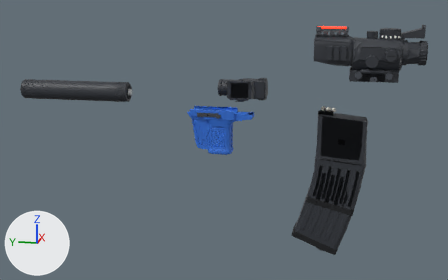
Renders of the glTF model assets/models/replicaParts/aeg.glb from each side of a commit.
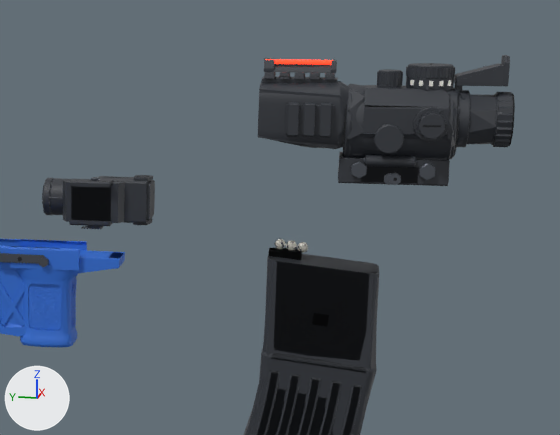
There are two pictures of each version: one whole from a 50 mm camera at (-0.775, 0.056, 0.179) aimed at (0.006, 0.212, -0.017), one close up on the part from 44% to 100% of the width and 0% to 69% of the height. Lighting does not change. The marker at lower left points along +X, +Y and +Z. The older version's two pictures come first. Where no turn or scale is listed for an object, it has been applied to the vertices. Vertices at exactly the same position are counted once.

Names of what the first close-up shows: 'grip_angled', 'grip_vertical', 'grip_vertical_Figure', 'light_weaponTorch', 'magazine_hiCap', 'magazine_hiCap_Figure', 'magazine_lowCap', 'magazine_lowCap_Figure', 'optic_scope2x', 'optic_scope2x_Figure', 'optic_scopeVar', 'optic_scopeVar_Figure' and 3 more.
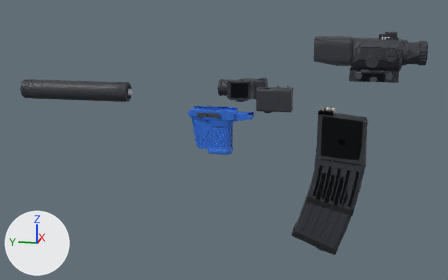
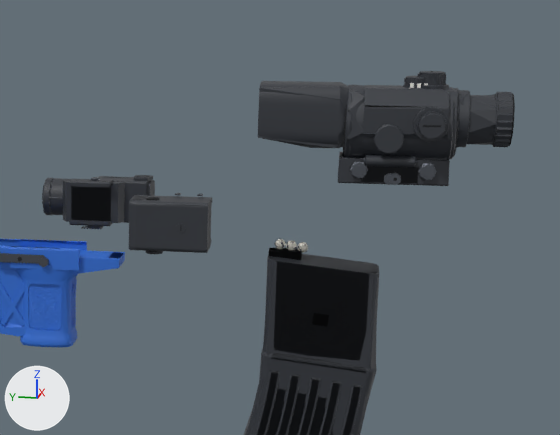
What differs and where, as boxes [x1, y1, x2, y2] in the close-ups (560 x 435 px; the box of a moved part takes in the faces that stretch with it):
'optic_scopeVar', reshaped (16% shorter)
    before: [258, 55, 515, 186]
    after: [258, 76, 515, 186]
'laser_redLaser', added
    after: [129, 193, 212, 254]
    faces in mat_detail (dark grey #30343b): [129, 195, 212, 254]
'optic_scopeVar_Figure', reshaped (17% shorter)
    before: [258, 57, 512, 182]
    after: [258, 83, 513, 186]
'laser_redLaser_Figure', added
    after: [129, 196, 208, 254]
    faces in mat_detail (dark grey #30343b): [129, 196, 208, 254]
part 1 of me_optic_scopevar_001, rebuilt
    before: [406, 77, 454, 90]
    after: [404, 78, 426, 88]
part 2 of me_optic_scopevar_001, added
    after: [406, 76, 425, 79]
part 3 of me_optic_scopevar_001, deleted
    before: [262, 55, 510, 137]
part 4 of me_optic_scopevar_001, cut back
    before: [406, 66, 455, 91]
part 5 of me_optic_scopevar_figure_001, deleted
    before: [264, 57, 508, 91]
part 6 of me_optic_scopevar_figure_001, moved or reshaped
    before: [261, 68, 496, 182]
    after: [261, 86, 496, 186]

The change, as a diff of the scene's bpy script:
```diff
--- a/assets/models/replicaParts/aeg.glb.py
+++ b/assets/models/replicaParts/aeg.glb.py
@@ me_optic_scopevar_001 @@
-me_optic_scopevar_001.from_pydata(...)  # 5050 vertices, 9870 faces; spans x -0.0224..0.0224, y -0.0594..0.072, z -0.0049..0.0626
+me_optic_scopevar_001.from_pydata(...)  # 3750 vertices, 7396 faces; spans x -0.0199..0.0199, y -0.0594..0.072, z -0.0049..0.0514
+# me_optic_scopevar_001 part 1: the loose piece of 128 vertices spanning x -0.0122..0.0122, y -0.0289..-0.0044, z 0.0455..0.0513 is rebuilt with 216 vertices and now spans x -0.0074..0.0074, y -0.0182..-0.0034, z 0.0455..0.0502
+# me_optic_scopevar_001 part 2: a new loose piece of 128 vertices spanning x -0.0067..0.0067, y -0.0176..-0.004, z 0.05..0.0513, in mat_detail (dark grey #30343b)
+# me_optic_scopevar_001 part 3: 33 loose pieces with 1260 vertices, spanning x -0.0224..0.0224, y -0.0558..0.0715, z 0.0202..0.0626, are deleted
+# me_optic_scopevar_001 part 4: 103 vertices moved from x -0.0072..0.0072, y -0.0031..0.0106, z 0.0396..0.0453 to x -0.0077..0.0077, y -0.0163..-0.0031, z 0.0396..0.0457; 376 vertices removed from x -0.0126..0.0126, y -0.0291..0.0113, z 0.0396..0.0563; 88 vertices added at x -0.0074..0.0074, y -0.0185..-0.0034, z 0.0396..0.0459
+# other edits to the shape of me_optic_scopevar_001 do not show in these pictures
 me_optic_scopevar_001.materials.append(mat_detail)
@@ me_optic_scopevar_001 @@
 me_optic_scopevar_001.materials.append(mat_lens)
-me_optic_scopevar_001.materials.append(mat_fibre)  # red #ff3a20, glowing red #ff3a20
@@ me_optic_scopevar_figure_001 @@
-me_optic_scopevar_figure_001.from_pydata(...)  # 611 vertices, 597 faces; spans x -0.02..0.0203, y -0.0593..0.0722, z -0.0037..0.0622
+me_optic_scopevar_figure_001.from_pydata(...)  # 565 vertices, 600 faces; spans x -0.0198..0.0198, y -0.0593..0.0721, z -0.0049..0.0503
+# me_optic_scopevar_figure_001 part 5: 34 loose pieces with 212 vertices, spanning x -0.02..0.02, y -0.055..0.0721, z -0.0029..0.0622, are deleted
+# me_optic_scopevar_figure_001 part 6: 179 vertices removed from x -0.0199..0.0203, y -0.0585..0.0722, z -0.0037..0.0563; 288 vertices added at x -0.0196..0.0198, y -0.0585..0.0721, z -0.0049..0.0503
+# other edits to the shape of me_optic_scopevar_figure_001 do not show in these pictures
 me_optic_scopevar_figure_001.materials.append(mat_detail)
@@ me_optic_scopevar_figure_001 @@
 me_optic_scopevar_figure_001.materials.append(mat_lens)
-me_optic_scopevar_figure_001.materials.append(mat_fibre)  # red #ff3a20, glowing red #ff3a20
@@ ob_laser_redlaser_figure @@
+ob_laser_redlaser_figure = bpy.data.objects.new('laser_redLaser_Figure', me_laser_redlaser_figure)  # 416 vertices, 600 faces; spans x -0.0213..0.0049, y -0.012..0.0301, z -0.0156..0.0139; in mat_detail (dark grey #30343b), mat_metal (dark grey #5f646c), mat_rubber (black #1a1c1f), mat_laserlens (red #ff2a2a, glowing red #ff2a2a)
+ob_laser_redlaser_figure.location = (-0.0259, 0.132, 0.0472)
@@ ob_laser_redlaser @@
+ob_laser_redlaser = bpy.data.objects.new('laser_redLaser', me_laser_redlaser)  # 4767 vertices, 9276 faces; spans x -0.0214..0.0049, y -0.012..0.0302, z -0.0157..0.0155; in mat_detail (dark grey #30343b), mat_metal (dark grey #5f646c), mat_rubber (black #1a1c1f), mat_laserlens (red #ff2a2a, glowing red #ff2a2a)
+ob_laser_redlaser.location = (-0.0259, 0.132, 0.0473)
```
